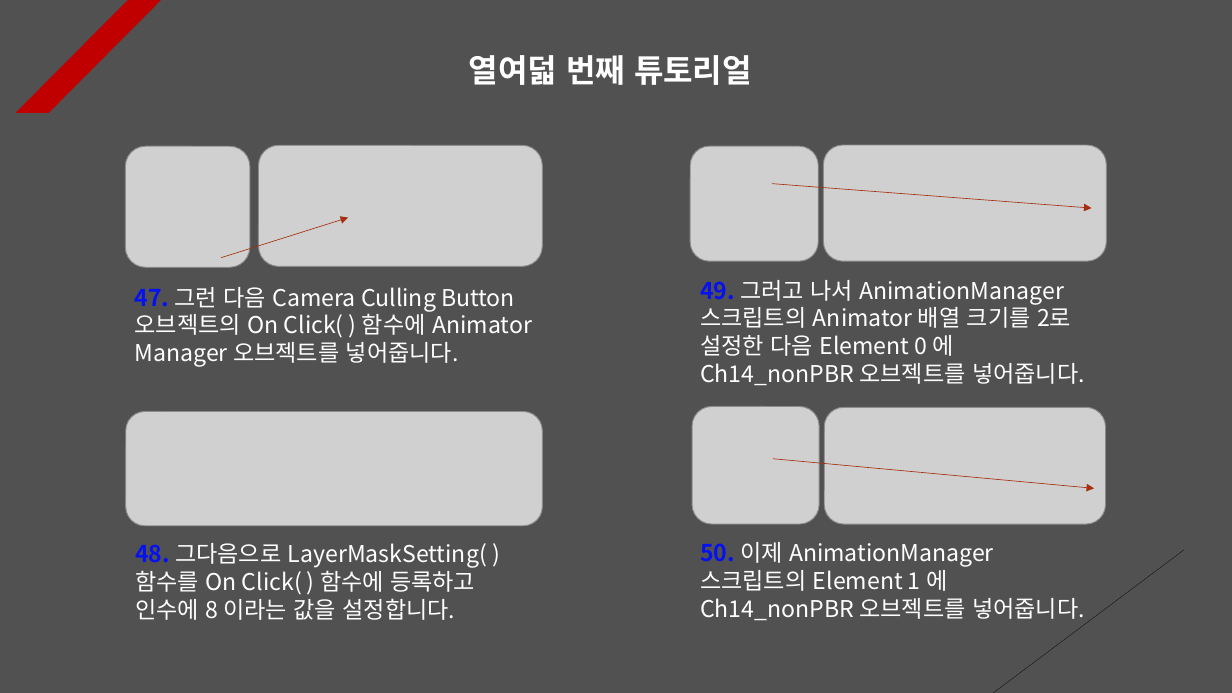
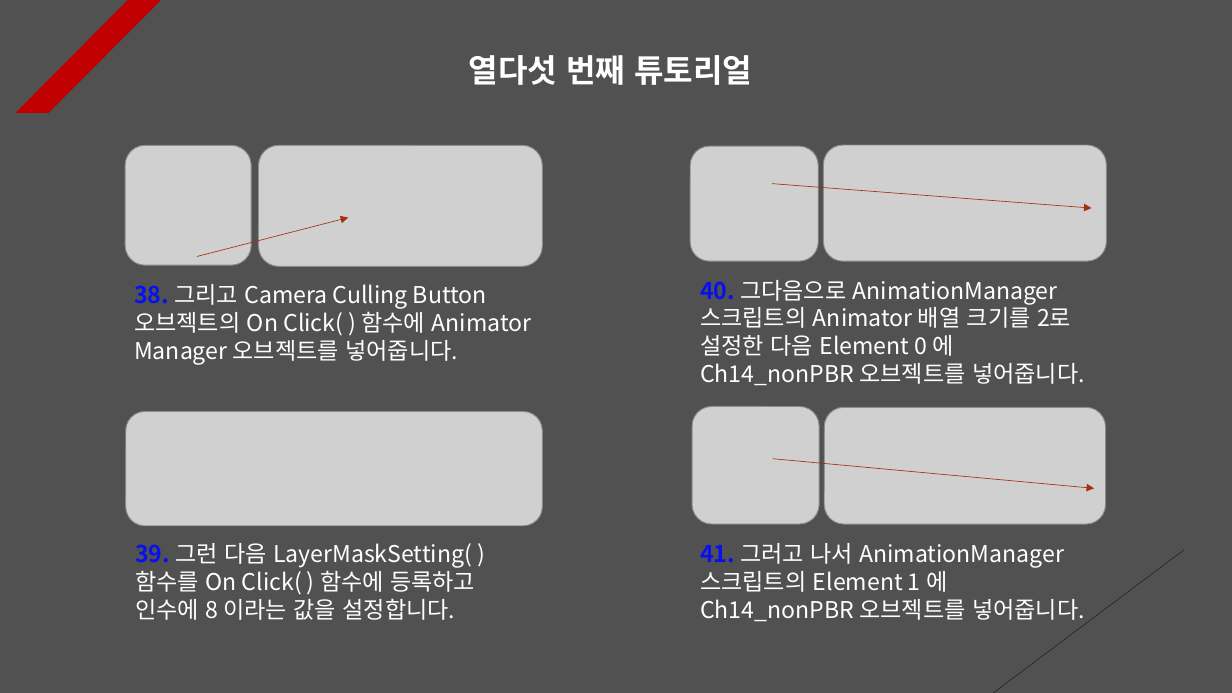
Before and after one commit to Unity2033/3D-UnityEngine, a slide deck: slide 15 of Assets/Animation Retargeting/PPT Data/Animation Retargeting Example.pptx (slide 14 before the commit). Drawn at 1232x693 pixels with LibreOffice and Linux fonts; fonts in the diff are those of the drawing; grey boxes stand for pictures. Boxes give left, top, right and bottom in pixels: in the first picture for what was removed or moved away, otherwise in the second. Text is boxed around its words. In the diff, an @@ line names an element or a change of style, - is before the commit and + after.

```diff
--- a/Assets/Animation Retargeting/PPT Data/Animation Retargeting Example.pptx
+++ b/Assets/Animation Retargeting/PPT Data/Animation Retargeting Example.pptx
@@ text at (469, 55, 752, 85): text changed @@
-열여덟 번째 튜토리얼
+열다섯 번째 튜토리얼
@@ arrow moved from (221, 258) - (348, 217) to (197, 257) - (348, 217) @@
@@ text at (134, 284, 532, 364): text changed @@
-47. 그런 다음 Camera Culling Button 오브젝트의 On Click( ) 함수에 Animator Manager 오브젝트를 넣어줍니다.
+38. 그리고 Camera Culling Button 오브젝트의 On Click( ) 함수에 Animator Manager 오브젝트를 넣어줍니다.
@@ text at (700, 280, 1085, 385): text changed @@
-49. 그러고 나서 AnimationManager 스크립트의 Animator 배열 크기를 2로 설정한 다음 Element 0 에 Ch14_nonPBR 오브젝트를 넣어줍니다.
+40. 그다음으로 AnimationManager 스크립트의 Animator 배열 크기를 2로 설정한 다음 Element 0 에 Ch14_nonPBR 오브젝트를 넣어줍니다.
@@ text at (135, 543, 475, 620): text changed @@
-48. 그다음으로 LayerMaskSetting( ) 함수를 On Click( ) 함수에 등록하고 인수에 8 이라는 값을 설정합니다.
+39. 그런 다음 LayerMaskSetting( ) 함수를 On Click( ) 함수에 등록하고 인수에 8 이라는 값을 설정합니다.
@@ text at (700, 543, 1085, 621): text changed @@
-50. 이제 AnimationManager 스크립트의 Element 1 에 Ch14_nonPBR 오브젝트를 넣어줍니다.
+41. 그러고 나서 AnimationManager 스크립트의 Element 1 에 Ch14_nonPBR 오브젝트를 넣어줍니다.
```
Also in this commit, not shown: 5 other slides changed, 1 slide added, 6 other files.
